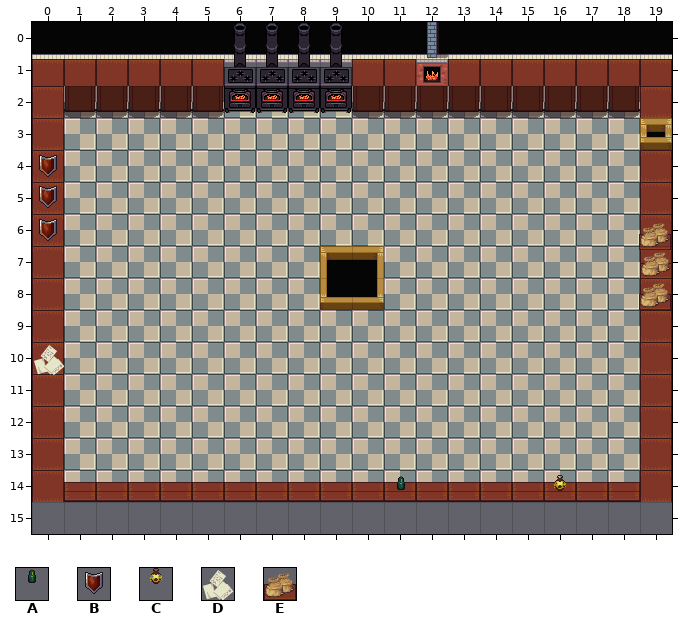
Two versions of a level (Tiled map, assets/Map.tmx). That is the earlier state.
Cells are 32x32 px. Shown: x 0..19, y 0..15.
Key: from "tiles": A 5, B 24, C 26, D 41, E 102.
Objects are placed by their top-left corner, in cells (3,4 is the top-left corner of cell 3,4); size is 1x1 cell unless given.
Layers that did not change in this view are not listed.
Objects on layer "objectsLayer" before:
B "uncookedMeat" at 0,4
B "uncookedMeat" at 0,5
B "uncookedMeat" at 0,6
E "bread" at 19,6.1
E "bread" at 19,7
E "bread" at 19,8
D "cheese" at 0,10
C "ketchup" at 16,14.2
A "lettuce" at 11,14.2
Now the later version:
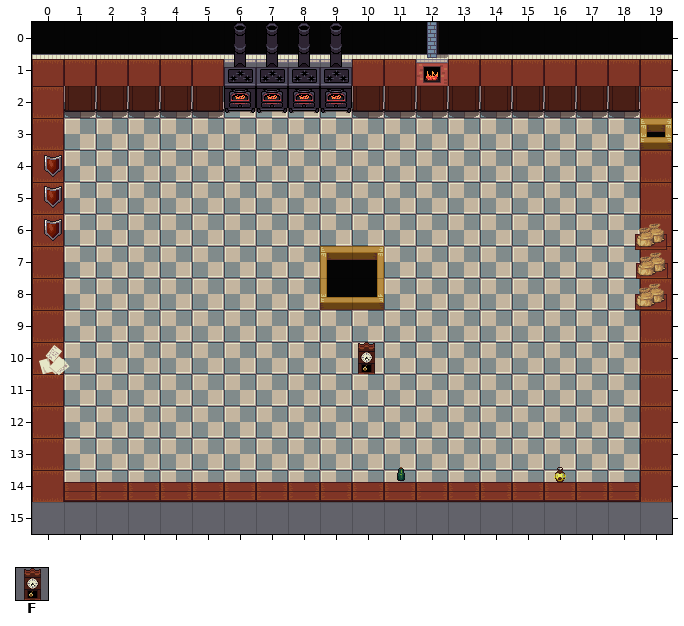
Further tiles: from "tiles": F 162.
Edits made:
{"where": "layer \"objectsLayer\""}
{"was": "E \"bread\" at 19,6.1", "now": "E \"bun\" at 18.8,6.1"}
{"was": "E \"bread\" at 19,7", "now": "E \"bun\" at 18.9,7"}
{"was": "E \"bread\" at 19,8", "now": "E \"bun\" at 18.8,8"}
{"was": "A \"lettuce\" at 11,14.2", "now": "A \"lettuce\" at 11,13.9"}
{"was": "C \"ketchup\" at 16,14.2", "now": "C \"ketchup\" at 16,13.9"}
{"now": "F \"playerStart\" at 9.9,10"}
{"label":"changed","picture_box":[635,223,671,310]}
{"label":"added","picture_box":[358,342,375,374]}
{"label":"changed","picture_box":[397,467,405,490]}
{"label":"changed","picture_box":[554,467,566,491]}
